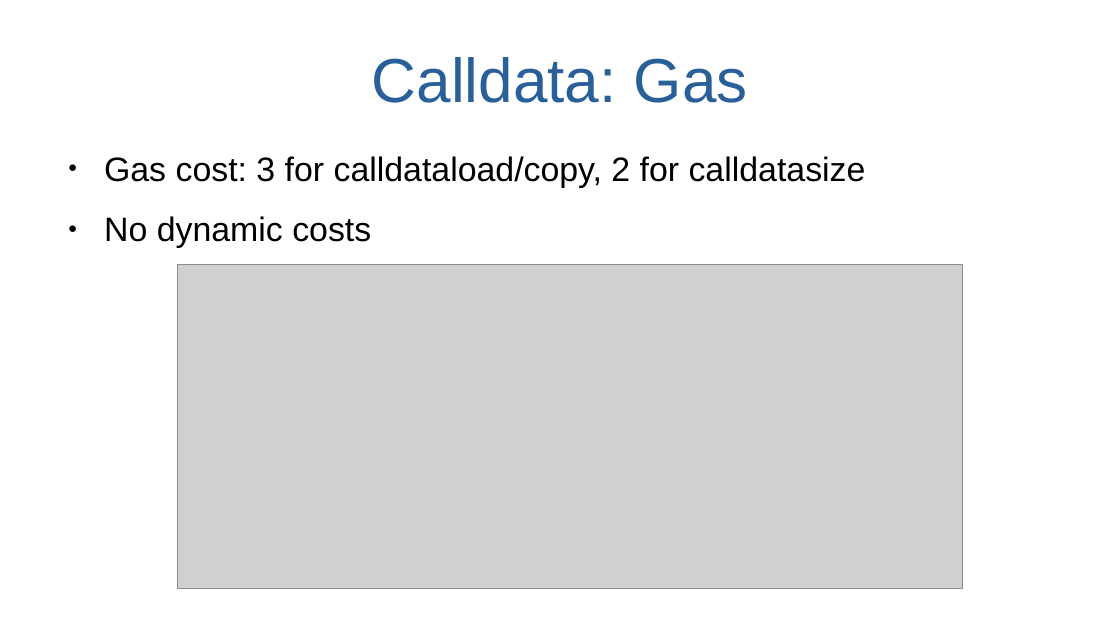
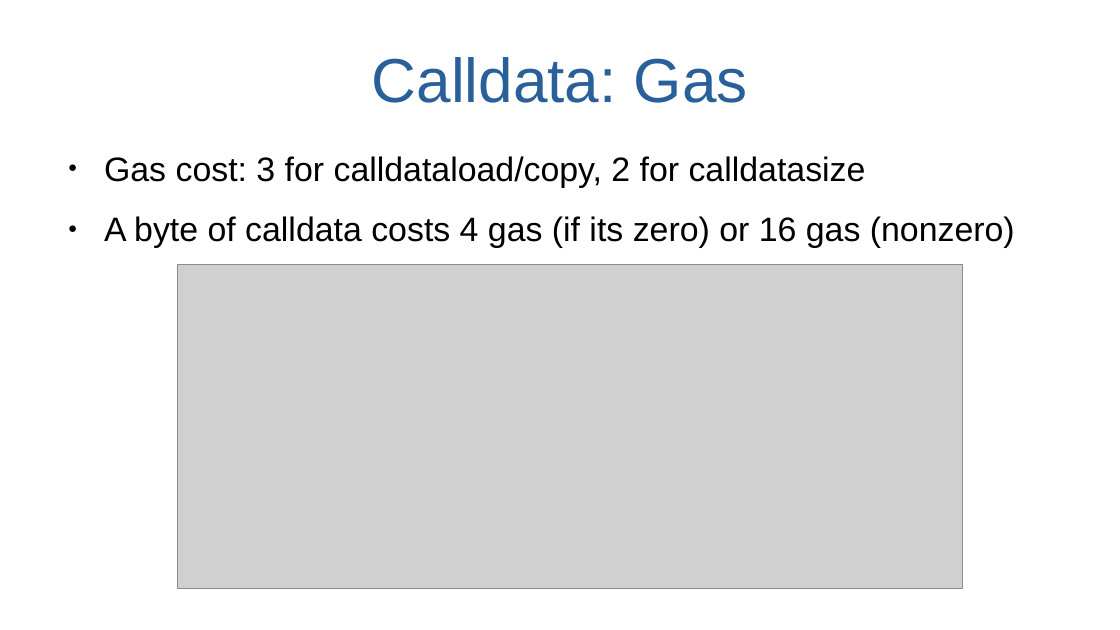
Before and after one commit to beskay/gas-guide, a slide deck: slide 17 of slides-intro.odp. Drawn at 1120x630 pixels with LibreOffice and Linux fonts; fonts in the diff are those of the drawing; grey boxes stand for pictures. Boxes give left, top, right and bottom in pixels: in the first picture for what was removed or moved away, otherwise in the second. Text is boxed around its words. In the diff, an @@ line names an element or a change of style, - is before the commit and + after.

Commit message:
Update slides, set optimizer to false

```diff
--- a/slides-intro.odp
+++ b/slides-intro.odp
@@ text at bbox=[104, 216, 1015, 248]: text changed @@
-● No dynamic costs
+● A byte of calldata costs 4 gas (if its zero) or 16 gas (nonzero)
```
Also in this commit, not shown: 3 other files.
